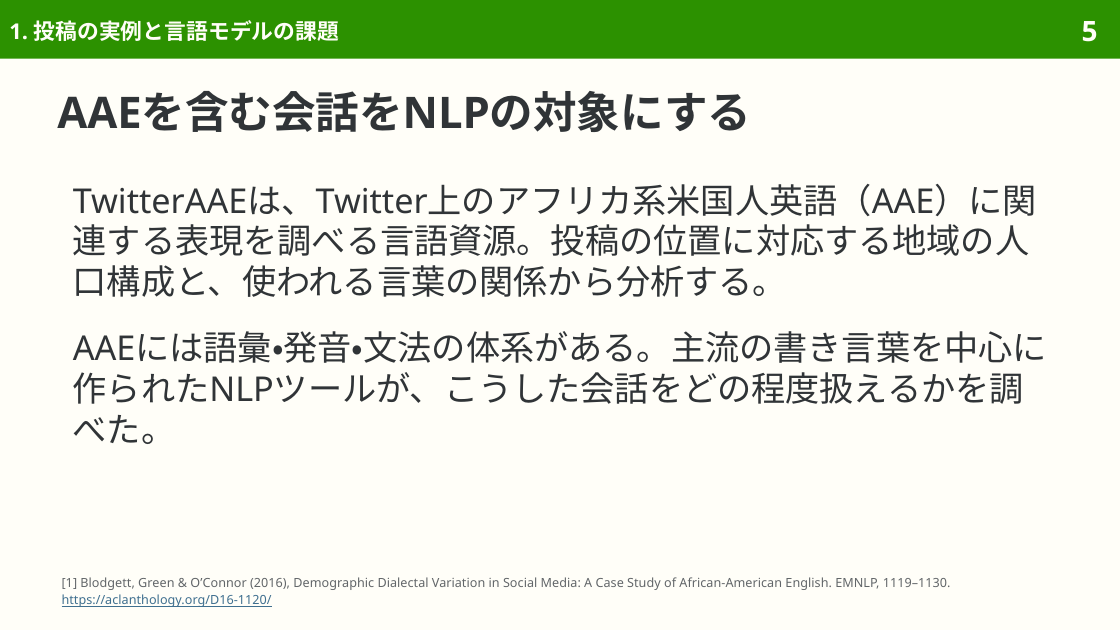
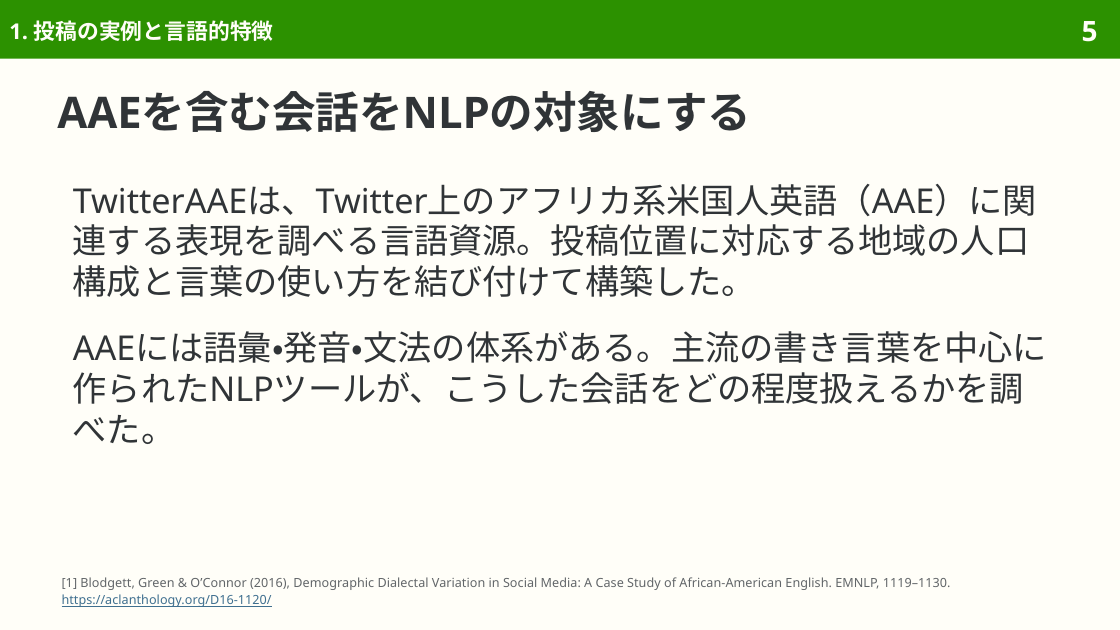
Before and after one commit to sasakiy84/datasets-in-10-minutes, a slide deck: slide 5 of slides/datasets-in-10-minutes-twitter-aae.pptx. Drawn at 1120x630 pixels with LibreOffice and Linux fonts; fonts in the diff are those of the drawing. Boxes give left, top, right and bottom in pixels: in the first picture for what was removed or moved away, otherwise in the second. Text is boxed around its words. In the diff, an @@ line names an element or a change of style, - is before the commit and + after.

Commit message:
Center TwitterAAE on corpus construction and language analysis

```diff
--- a/slides/datasets-in-10-minutes-twitter-aae.pptx
+++ b/slides/datasets-in-10-minutes-twitter-aae.pptx
@@ title at <box>9,20,274,41</box>: text changed @@
-1. 投稿の実例と言語モデルの課題
+1. 投稿の実例と言語的特徴
@@ text at <box>73,184,1037,297</box>: text changed @@
-TwitterAAEは、Twitter上のアフリカ系米国人英語（AAE）に関連する表現を調べる言語資源。投稿の位置に対応する地域の人口構成と、使われる言葉の関係から分析する。
+TwitterAAEは、Twitter上のアフリカ系米国人英語（AAE）に関連する表現を調べる言語資源。投稿位置に対応する地域の人口構成と言葉の使い方を結び付けて構築した。
```
Also in this commit, not shown: 27 other slides changed, 12 slides removed, 46 other files.
